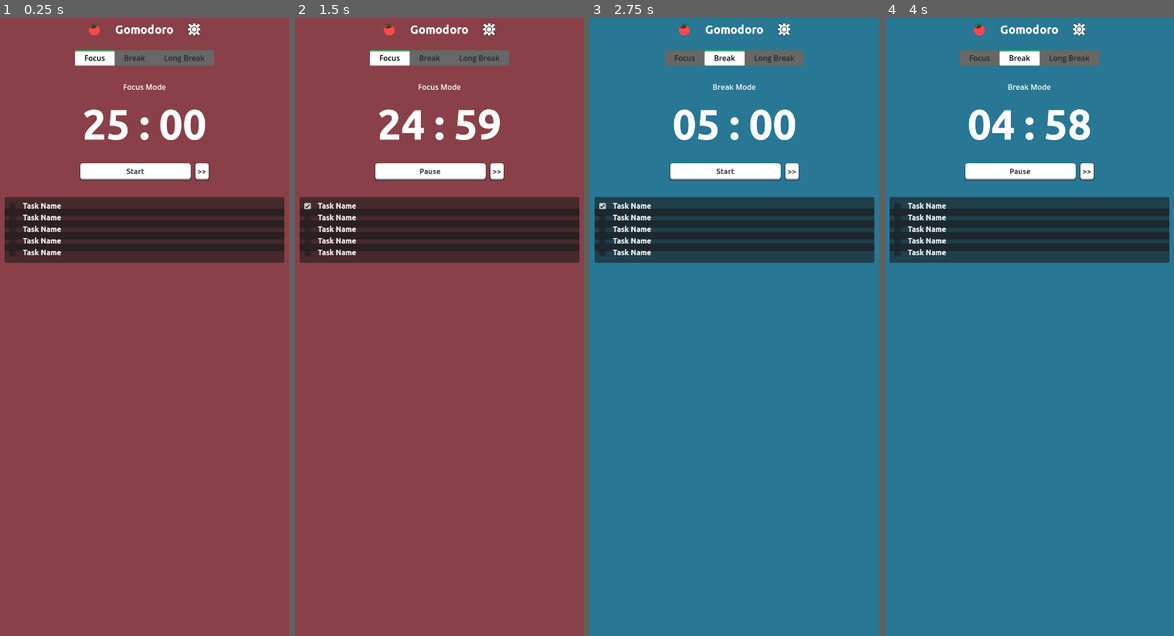
Above: before the commit, frames 1-4 (left to right).
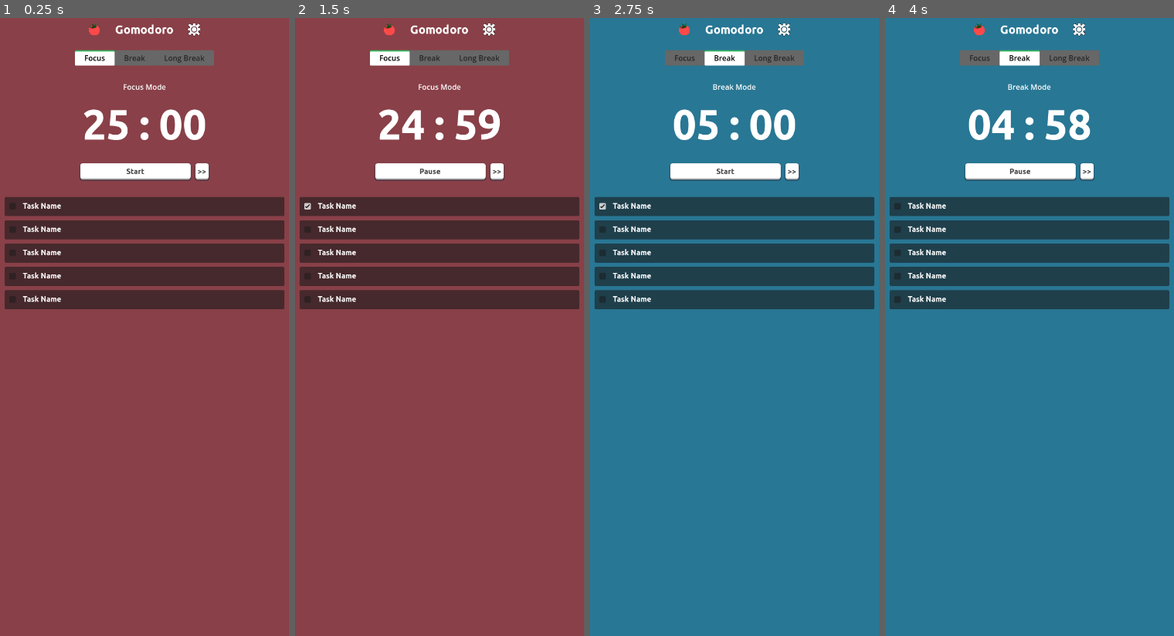
Above: after the commit, the same moments.

Repository: trubusoft/gomodoro
Game: Godot game, scene res://scenes/gomodoro.tscn
Two runs of this game, one before a commit and one after it. Both use one fixed random seed, a clock stepped at 60 frames per second and the inputs below.
Inputs (mouse positions are in pixels of both pictures, inside the frame that each line leads up to):
- Up to frame 1 (0.25 s): no input
- Up to frame 2 (1.5 s): click "Start" at 0.5 s; click (306, 203) at 1.27 s
- Up to frame 3 (2.75 s): click ">>" at 2 s
- Up to frame 4 (4 s): click "Start" at 2.75 s; click (896, 203) at 3.52 s

The runs differ from the first frame. In frame 1, 12% of the frame differs, in the area x 1-99%, y 30-48%; in frame 2, 12%; in frame 3, 12%; in frame 4, 12%.

Commit message:
Update task_list.tscn to add separation as now each task has Panel

Diff:
--- a/scenes/task_list.tscn
+++ b/scenes/task_list.tscn
@@ -17,7 +17,7 @@
 
 [node name="VBoxContainer" type="VBoxContainer" parent="CommonMarginContainer"]
 layout_mode = 2
-theme_override_constants/separation = 25
+theme_override_constants/separation = 50
 
 [node name="Task" parent="CommonMarginContainer/VBoxContainer" instance=ExtResource("1_uhejc")]
 layout_mode = 2
